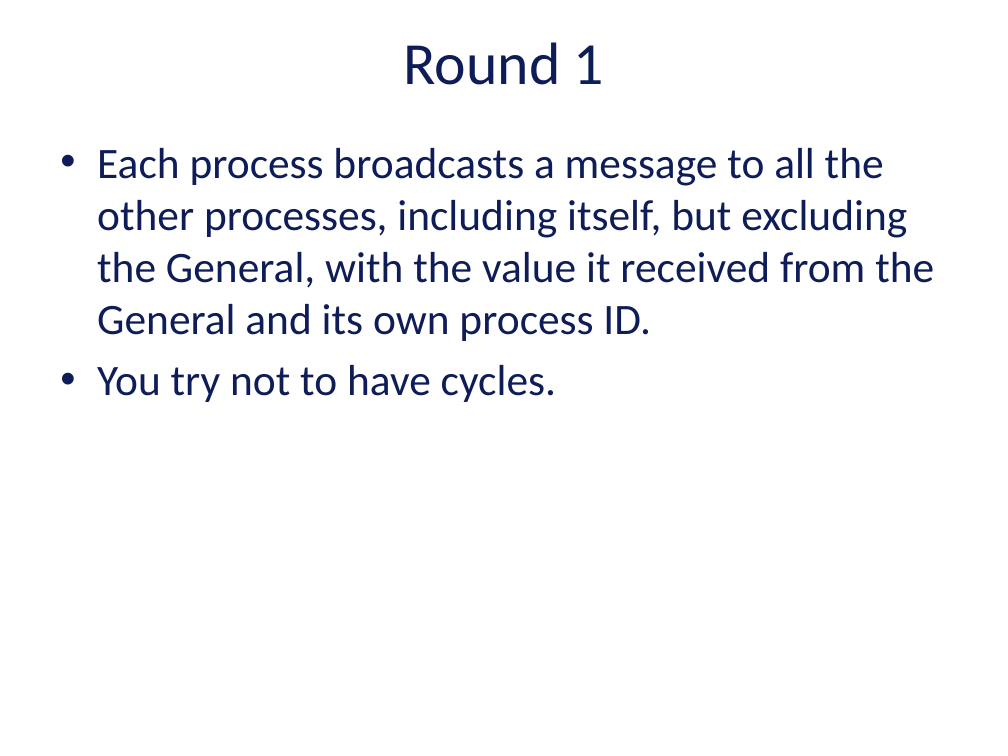
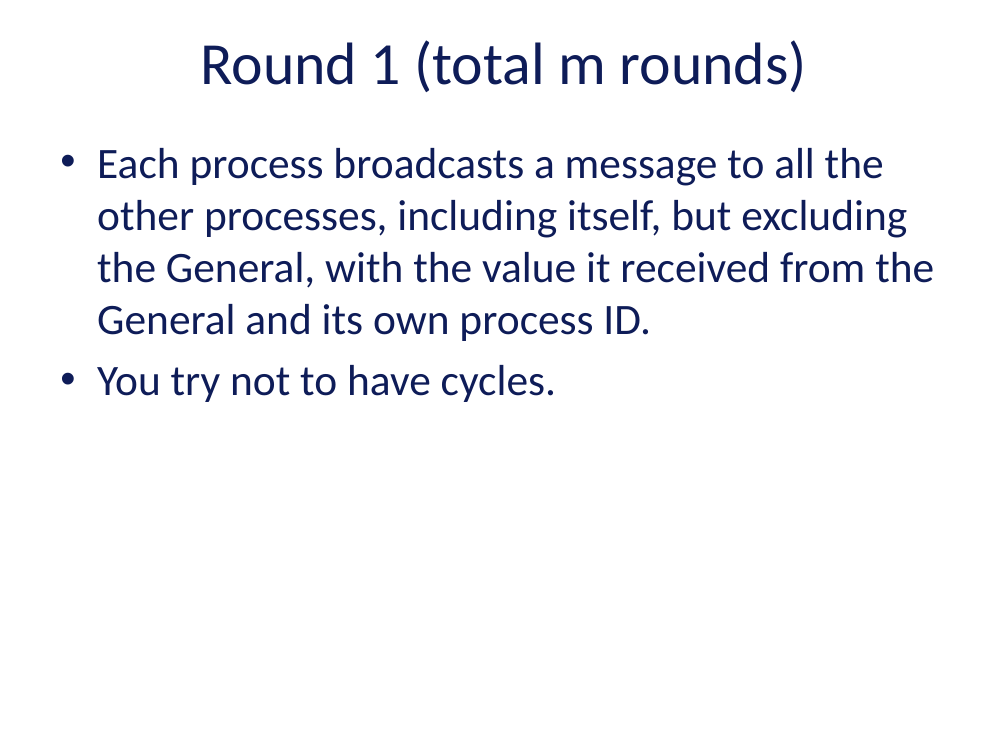
Before and after one commit to vu-resilient-distributed-systems/lectures-fall-2019, a slide deck: slide 84 of Module-5-AvoidingFailures/04_00_SoftwareFaultTolerance.pptx. Drawn at 1008x756 pixels with LibreOffice and Linux fonts; fonts in the diff are those of the drawing; background and template pictures are left out. Boxes give left, top, right and bottom in pixels: in the first picture for what was removed or moved away, otherwise in the second. Text is boxed around its words. In the diff, an @@ line names an element or a change of style, - is before the commit and + after.

```diff
--- a/Module-5-AvoidingFailures/04_00_SoftwareFaultTolerance.pptx
+++ b/Module-5-AvoidingFailures/04_00_SoftwareFaultTolerance.pptx
@@ title at <box>200,40,807,92</box>: text changed @@
-Round 1
+Round 1 (total m rounds)
```
Also in this commit, not shown: 2 other slides changed, 1 other file.
